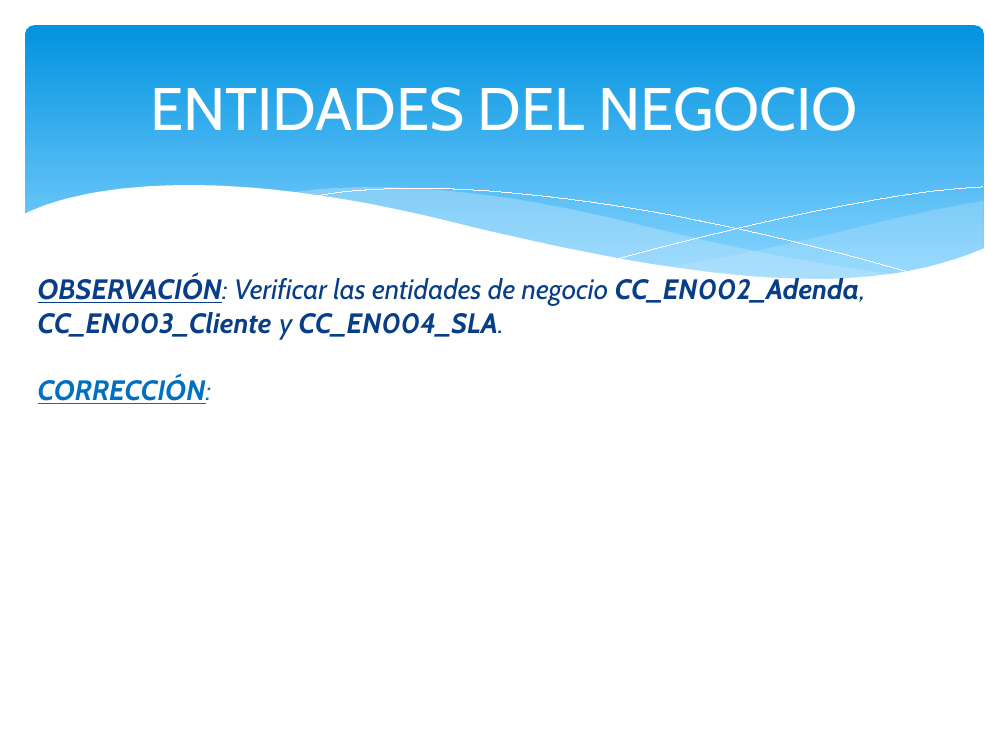
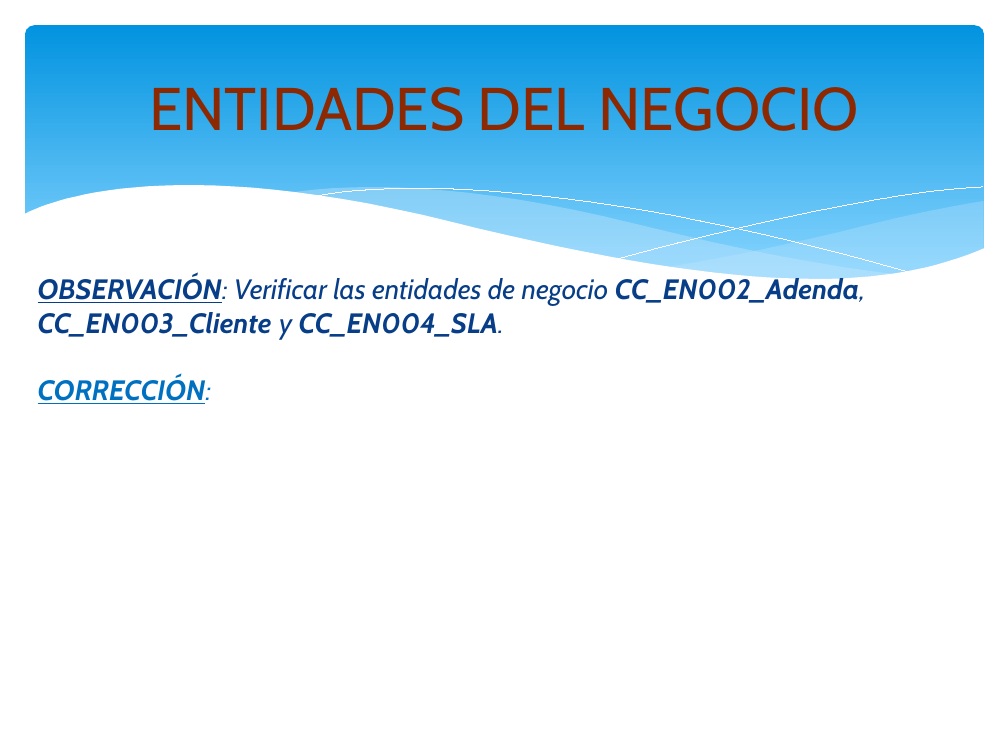
Before and after one commit to orlysemperfi/tp2-contratos-clientes, a slide deck: slide 15 of DOCUMENTOS TP1/PPT SUB-ITERACION I_v1.0.pptx. Drawn at 1008x756 pixels with LibreOffice and Linux fonts; fonts in the diff are those of the drawing. Boxes give left, top, right and bottom in pixels: in the first picture for what was removed or moved away, otherwise in the second. Text is boxed around its words. In the diff, an @@ line names an element or a change of style, - is before the commit and + after.

```diff
--- a/DOCUMENTOS TP1/PPT SUB-ITERACION I_v1.0.pptx
+++ b/DOCUMENTOS TP1/PPT SUB-ITERACION I_v1.0.pptx
@@ text "ENTIDADES DEL NEGOCIO" at (149, 87, 859, 131): size 42.9 to 43 pt, text colour #FFFFFF to #8C2902 @@
```
Also in this commit, not shown: 5 other slides changed.
